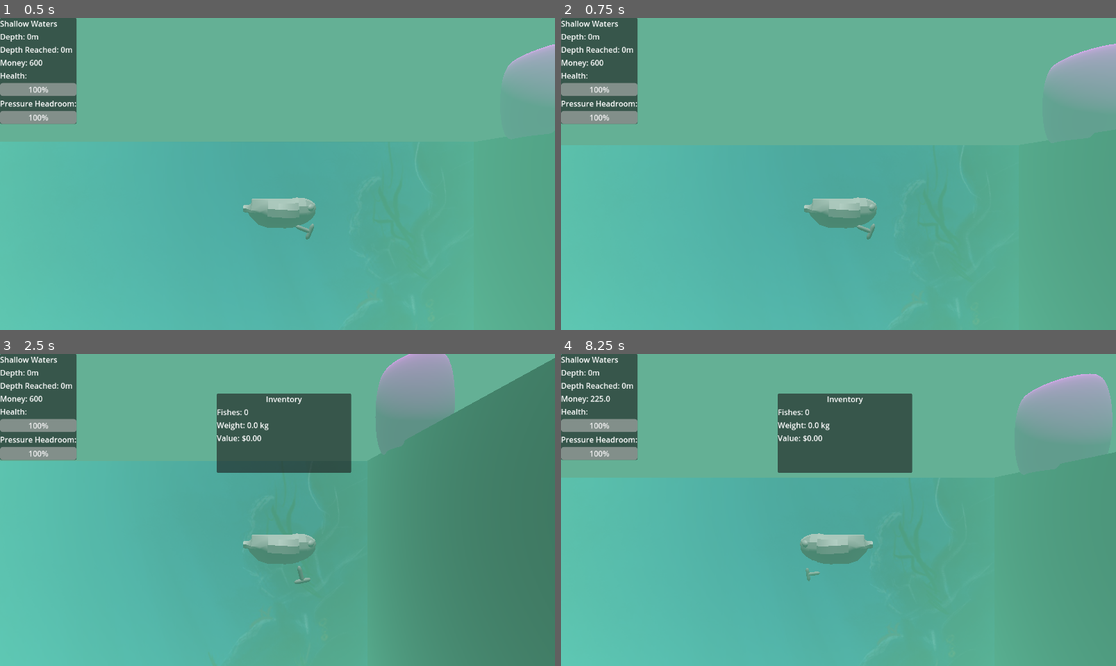
Above: before the commit, frames 1-4 (two rows, left to right).
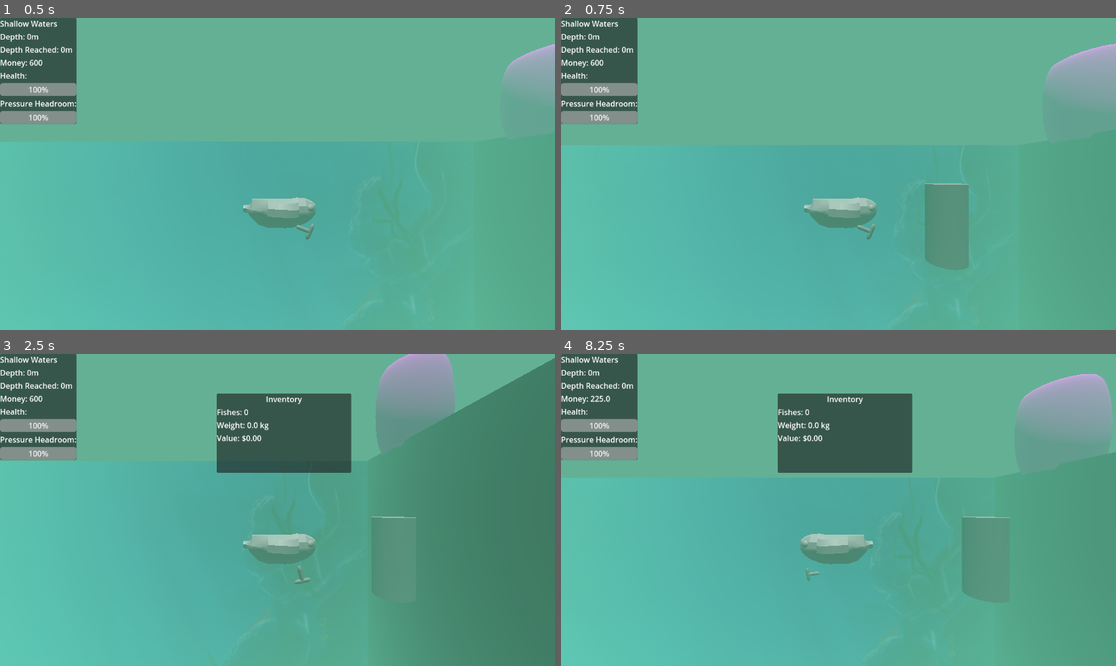
Above: after the commit, the same moments.

Repository: manusfishy/too-fishy
Game: Godot game, scene res://scenes/main_scene.tscn
Two runs of this game, one before a commit and one after it. Both use one fixed random seed, a clock stepped at 60 frames per second and the inputs below.
Inputs (mouse positions are in pixels of both pictures, inside the frame that each line leads up to):
- Up to frame 1 (0.5 s): no input
- Up to frame 2 (0.75 s): tap Enter at 0.5 s; move the mouse to (960, 158) at 0.52 s; hold Right (move_right) from 0.53 s (still down); click (960, 158) at 0.6 s
- Up to frame 3 (2.5 s): move the mouse to (166, 525) at 1.27 s; release Right (move_right) at 1.28 s; hold Down (move_down) 1.28-2.03 s; tap Tab (inv_toggle) at 1.35 s; click (166, 525) at 1.55 s; move the mouse to (333, 441) at 2.02 s; hold Right (move_right) from 2.03 s (still down); tap Space (swing_pickaxe) at 2.1 s; click (333, 441) at 2.3 s
- Up to frame 4 (8.25 s): move the mouse to (810, 572) at 2.77 s; release Right (move_right) at 2.78 s; hold Up (move_up) 2.78-3.5 s; click (810, 572) at 2.85 s; click "Rod Strength 1 (Cost: 25.0)" at 3.5 s; click "Rod Strength 2 (Cost: 50.0)" at 4.25 s; click "Rod Strength 3 (Cost: 75.0)" at 5 s; click "Rod Strength 4 (Cost: 100.0)" at 5.75 s; click "Rod Strength 5 (Cost: 125.0)" at 6.5 s; move the mouse to (1005, 556) at 7.27 s; hold Left (move_left) from 7.28 s (still down); click (1005, 556) at 7.35 s; move the mouse to (672, 463) at 8.02 s; tap Tab (inv_toggle) at 8.1 s

Frame 1 is identical in both runs. In frame 2, 1.0% of the frame differs, in the area x 65-74%, y 53-80%; in frame 3, less than 0.1%; in frame 4, 0.2%.

Commit message:
working basic harpoon

Diff:
--- /dev/null
+++ b/scenes/harpoon.tscn
@@ -0,0 +1,19 @@
+[gd_scene load_steps=4 format=3 uid="uid://bjp1frafc5gmu"]
+
+[ext_resource type="Script" uid="uid://cgbwpsdq4gfjm" path="res://scripts/harpoon.gd" id="1_psboj"]
+
+[sub_resource type="CylinderShape3D" id="CylinderShape3D_psboj"]
+
+[sub_resource type="CylinderMesh" id="CylinderMesh_nrb4s"]
+
+[node name="Harpoon" type="Node3D"]
+transform = Transform3D(-4.37114e-08, -1, 0, 1, -4.37114e-08, 0, 0, 0, 1, 0, 0, 0)
+script = ExtResource("1_psboj")
+
+[node name="Area3D" type="Area3D" parent="."]
+
+[node name="CollisionShape3D" type="CollisionShape3D" parent="Area3D"]
+shape = SubResource("CylinderShape3D_psboj")
+
+[node name="MeshInstance3D" type="MeshInstance3D" parent="."]
+mesh = SubResource("CylinderMesh_nrb4s")
--- a/scenes/main_scene.tscn
+++ b/scenes/main_scene.tscn
@@ -57,19 +57,6 @@
 
 [node name="Section" parent="Level" instance=ExtResource("4_gubc5")]
 transform = Transform3D(1, 0, 0, 0, 1, 0, 0, 0, 1, 0, -35, 0)
-
-[node name="DestroyableBarier" parent="Level/Section"]
-_import_path = NodePath("")
-unique_name_in_owner = false
-process_mode = 0
-process_priority = 0
-process_physics_priority = 0
-process_thread_group = 0
-physics_interpolation_mode = 0
-auto_translate_mode = 0
-editor_description = ""
-transform = Transform3D(10, 0, 0, 0, 10, 0, 0, 0, 10, -5.71801, 17.2179, 2.99864)
-script = null
 
 [node name="DirectionalLight3D" type="DirectionalLight3D" parent="."]
 transform = Transform3D(0.94702, 0.320556, -0.0199303, -0.0267635, 0.140602, 0.989705, 0.320058, -0.936736, 0.141732, -6.47082, 1.04463, 15.1856)
--- a/scenes/mobs/dummy_fish.tscn
+++ b/scenes/mobs/dummy_fish.tscn
@@ -16,7 +16,7 @@
 height = 1.3119
 radius = 0.819336
 
-[node name="DummyFish" type="CharacterBody3D"]
+[node name="DummyFish" type="CharacterBody3D" groups=["fishes"]]
 axis_lock_linear_z = true
 axis_lock_angular_y = true
 motion_mode = 1
--- a/scenes/player.tscn
+++ b/scenes/player.tscn
@@ -51,3 +51,10 @@
 can_sleep = false
 lock_rotation = true
 freeze_mode = 1
+
+[node name="HarpoonRay" type="RayCast3D" parent="."]
+transform = Transform3D(0.0432183, -0.999066, 0, 0.999066, 0.0432183, 0, 0, 0, 1, 0.84911, 0.396061, 0)
+
+[node name="HarpoonCD" type="Timer" parent="."]
+
+[connection signal="timeout" from="HarpoonCD" to="." method="_on_timer_timeout"]
--- a/scripts/fish.gd
+++ b/scripts/fish.gd
@@ -27,11 +27,11 @@
 
 	if global_position.y >= -0.75:
 		if is_looking_up():
-			var deg = randf_range(min_angle, min_angle/2)
+			var deg = randf_range(min_angle, min_angle / 2)
 			set_z_rotation_and_velocity(deg)
 	elif global_position.y <= GameState.fishes_lower_boarder:
 		if !is_looking_up():
-			var deg = randf_range(max_angle/2, max_angle)
+			var deg = randf_range(max_angle / 2, max_angle)
 			set_z_rotation_and_velocity(deg)
 	elif randf() < .004:
 		set_z_rotation_and_velocity(randf_range(min_angle, max_angle))
--- /dev/null
+++ b/scripts/harpoon.gd
@@ -0,0 +1,27 @@
+extends Node3D
+
+var speed = 10.0 # Speed of harpoon movement
+var lifetime = 3.0 # Seconds before despawn if no hit
+var submarine = null # Reference to submarine to call catch_fish
+
+func _ready():
+	# Start a timer to despawn if it doesn't hit anything
+	await get_tree().create_timer(lifetime).timeout
+	queue_free()
+
+func _physics_process(delta):
+	var dir = -1
+	if submarine and submarine.has_node("Pivot") and submarine.get_node("Pivot").rotation.y >= 0:
+		dir = 1
+
+	# Move harpoon
+	translate(Vector3(dir * speed * delta, 0, 0))
+
+	# Check for collisions with fish
+	for body in $Area3D.get_overlapping_bodies():
+		if body.is_in_group("fishes"):
+			if submarine:
+				submarine.catch_fish(body) # Call catch_fish on submarine
+			body.queue_free() # Remove fish
+			queue_free() # Remove harpoon after hit
+			break # Only catch one fish per harpoon
--- a/scripts/pickaxe.gd
+++ b/scripts/pickaxe.gd
@@ -7,10 +7,10 @@
 var swing_time = 5.0
 @onready var hand = get_parent()
 @onready var player = hand.get_parent()
-@onready var particles = $GPUParticles3D
+@onready var particles = null # $GPUParticles3D
 
 func _ready():
-	position = Vector3(0,0,0)
+	position = Vector3(0, 0, 0)
 	freeze_mode = RigidBody3D.FREEZE_MODE_KINEMATIC
 	gravity_scale = 0
 	if not has_node("GPUParticles3D"):
@@ -57,5 +57,5 @@
 	if body.is_in_group("abbaubare_objekte"):
 		print("Kollision mit: ", body.name)
 	if body.has_method("take_damage"):
-		body.take_damage(1)  # Schadenswert anpassen
+		body.take_damage(1) # Schadenswert anpassen
 		collision_detected = true
--- a/scripts/player.gd
+++ b/scripts/player.gd
@@ -10,9 +10,10 @@
 
 @export var inventory: Inv
 
-@onready var pickaxe_scene = preload("res://scenes/pickaxe.tscn")
-@onready var rope = $rope # A MeshInstance3D with CylinderMesh
-var is_hook_thrown = false
+#@onready var pickaxe_scene = preload("res://scenes/pickaxe.tscn")
+var harpoon_scene = preload("res://scenes/harpoon.tscn") # Path to harpoon scene
+@onready var cooldown_timer = $HarpoonCD # Timer node, set to one-shot, 2s wait time
+var can_shoot = true
 
 var colorMap = {
 	GameState.Stage.SURFACE: Color.AQUAMARINE,
@@ -46,8 +47,8 @@
 	if Input.is_action_pressed("move_down"):
 		direction.y -= 1
 
-	target_velocity.x = direction.x * (speed_horizontal + ( GameState.upgrades[GameState.Upgrade.HOR_SPEED] * 1.5))
-	target_velocity.y = direction.y * (speed_vertical  + ( GameState.upgrades[GameState.Upgrade.VERT_SPEED] * 1.5))
+	target_velocity.x = direction.x * (speed_horizontal + (GameState.upgrades[GameState.Upgrade.HOR_SPEED] * 1.5))
+	target_velocity.y = direction.y * (speed_vertical + (GameState.upgrades[GameState.Upgrade.VERT_SPEED] * 1.5))
 
 	if direction.y >= 1:
 		target_velocity.y = target_velocity.y * 2
@@ -65,7 +66,31 @@
 func _process(delta):
 	process_dock(delta)
 	process_depth_effects(delta)
+	if Input.is_action_just_pressed("throw") and can_shoot:
+		shoot_harpoon()
 
+
+func shoot_harpoon():
+	# Instance the harpoon
+	var harpoon = harpoon_scene.instantiate()
+	get_parent().add_child(harpoon)
+	var dir = 1
+
+	if ($Pivot.rotation[1] >= 0):
+		dir = -1
+	harpoon.position = position + dir * global_transform.basis.x * -2
+	harpoon.rotation = global_transform.basis.get_euler() # Align with submarine
+
+	# Pass submarine reference to harpoon for catching fish
+	harpoon.submarine = self
+	can_shoot = false
+	cooldown_timer.start()
+
+func catch_fish(fish):
+	print("Caught fish: ", fish.name) # Replace with inventory logic
+
+func _on_timer_timeout():
+	can_shoot = true
 
 func process_dock(delta):
 	if position.y >= 0 && position.x > -4:
Not shown, added: scripts/harpoon.gd.uid
Not shown, changed: .gitignore
